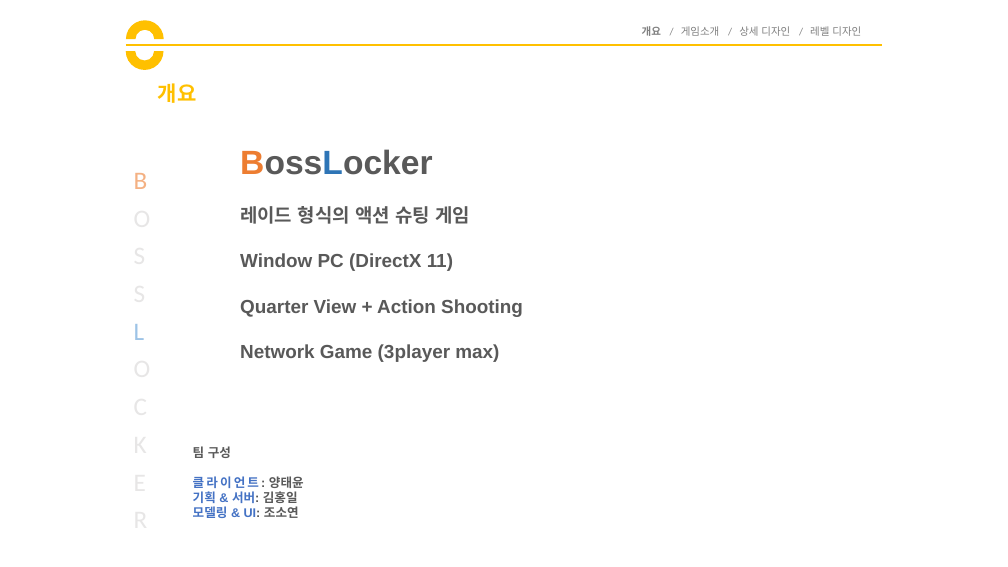
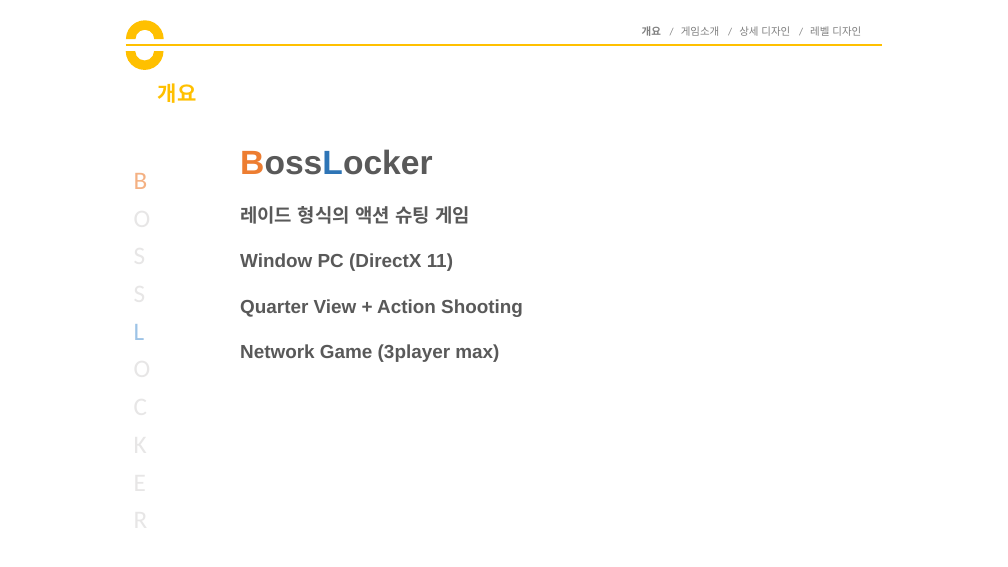
Before and after one commit to goddun/Report, a slide deck: slide 3 of boss_locker.pptx. Drawn at 1008x567 pixels with LibreOffice and Linux fonts; fonts in the diff are those of the drawing. Boxes give left, top, right and bottom in pixels: in the first picture for what was removed or moved away, otherwise in the second. Text is boxed around its words. In the diff, an @@ line names an element or a change of style, - is before the commit and + after.

```diff
--- a/boss_locker.pptx
+++ b/boss_locker.pptx
@@ text removed at box(193, 446, 304, 518) @@
-팀 구성
-클라이언트: 양태윤
-기획 & 서버: 김홍일
-모델링 & UI: 조소연
```
Also in this commit, not shown: 1 other slide changed, 1 other file.
